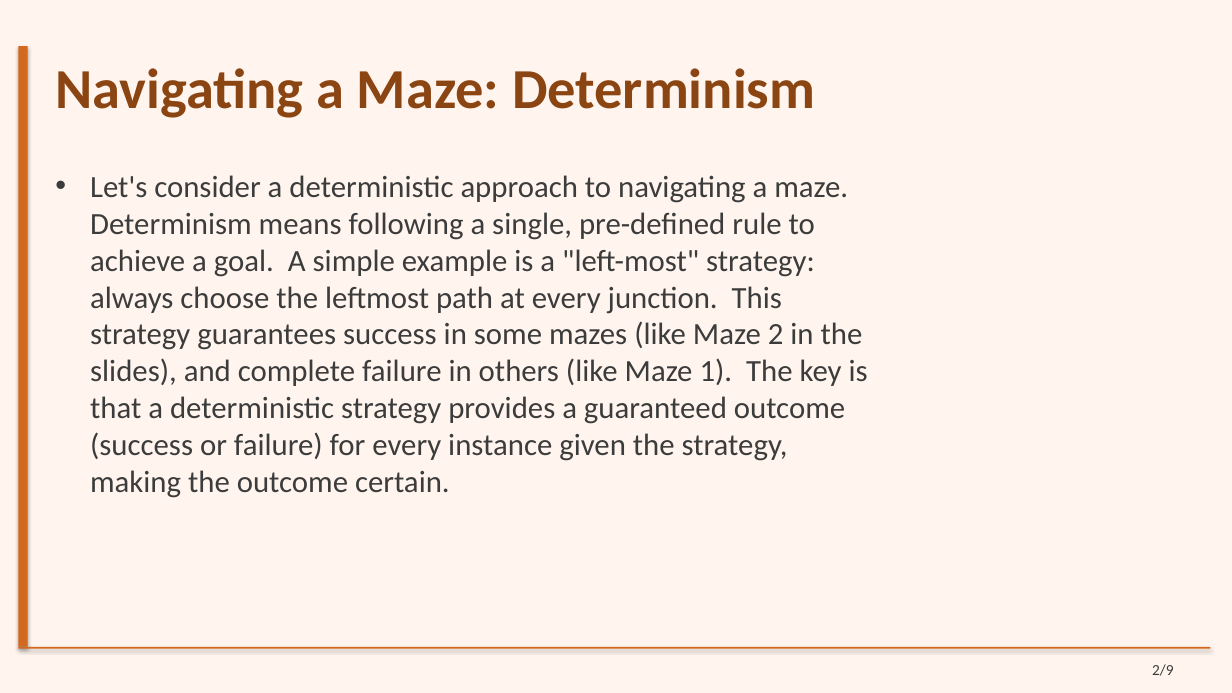
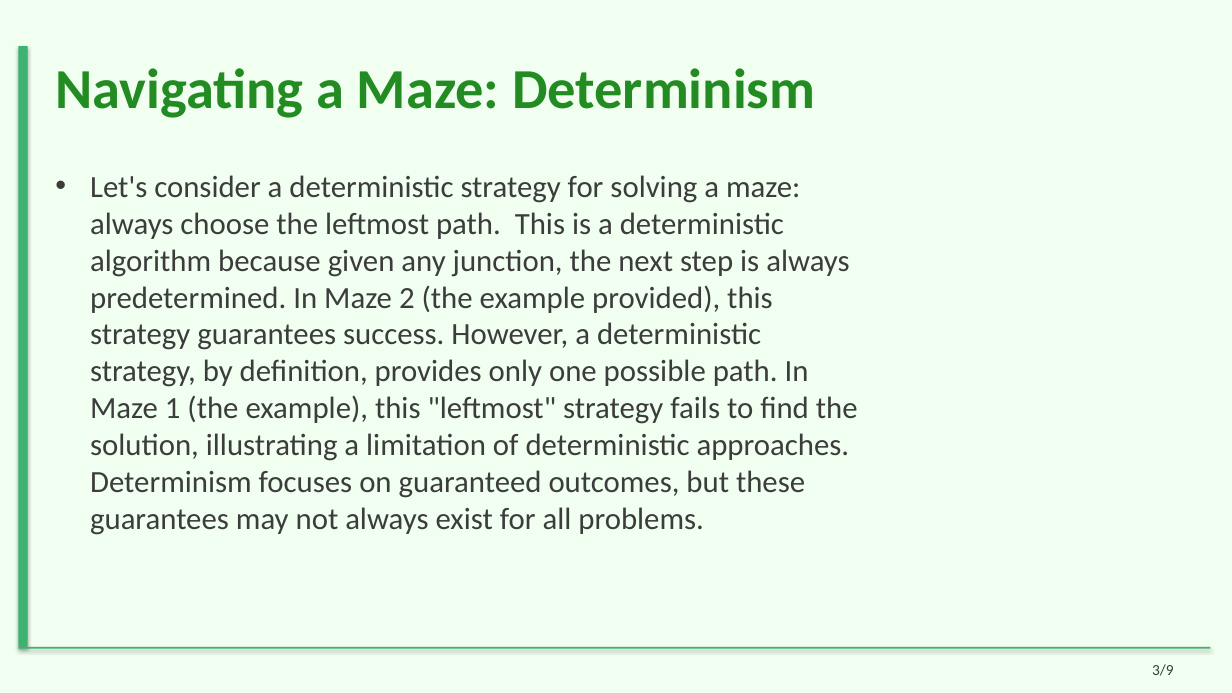
Before and after one commit to sanskarsri26/pdf-to-lecture, a slide deck: slide 3 of Styled_Slides.pptx (slide 2 before the commit). Drawn at 1232x693 pixels with LibreOffice and Linux fonts; fonts in the diff are those of the drawing. Boxes give left, top, right and bottom in pixels: in the first picture for what was removed or moved away, otherwise in the second. Text is boxed around its words. In the diff, an @@ line names an element or a change of style, - is before the commit and + after.

```diff
--- a/Styled_Slides.pptx
+++ b/Styled_Slides.pptx
@@ background #FFF5EE to #F0FFF0 @@
@@ title "Navigating a Maze: Determinism" at <box>55,68,815,118</box>: text colour #8B4513 to #228B22 @@
@@ rectangle at <box>18,46,28,647</box>: fill #D2691E to #3CB371 @@
@@ text at <box>90,175,858,535</box>: text changed @@
-• Let's consider a deterministic approach to navigating a maze. Determinism means following a single, pre-defined rule to achieve a goal. A simple example is a "left-most" strategy: always choose the leftmost path at every junction. This strategy guarantees success in some mazes (like Maze 2 in the slides), and complete failure in others (like Maze 1). The key is that a deterministic strategy provides a guaranteed outcome (success or failure) for every instance given the strategy, making the outcome certain.
+• Let's consider a deterministic strategy for solving a maze: always choose the leftmost path. This is a deterministic algorithm because given any junction, the next step is always predetermined. In Maze 2 (the example provided), this strategy guarantees success. However, a deterministic strategy, by definition, provides only one possible path. In Maze 1 (the example), this "leftmost" strategy fails to find the solution, illustrating a limitation of deterministic approaches. Determinism focuses on guaranteed outcomes, but these guarantees may not always exist for all problems.
@@ rectangle at <box>18,647,1211,649</box>: fill #D2691E to #3CB371 @@
@@ text at <box>1152,664,1174,676</box>: text changed @@
-2/9
+3/9
```
Also in this commit, not shown: 7 other slides changed, 1 slide added, 1 slide removed, 17 other files.
